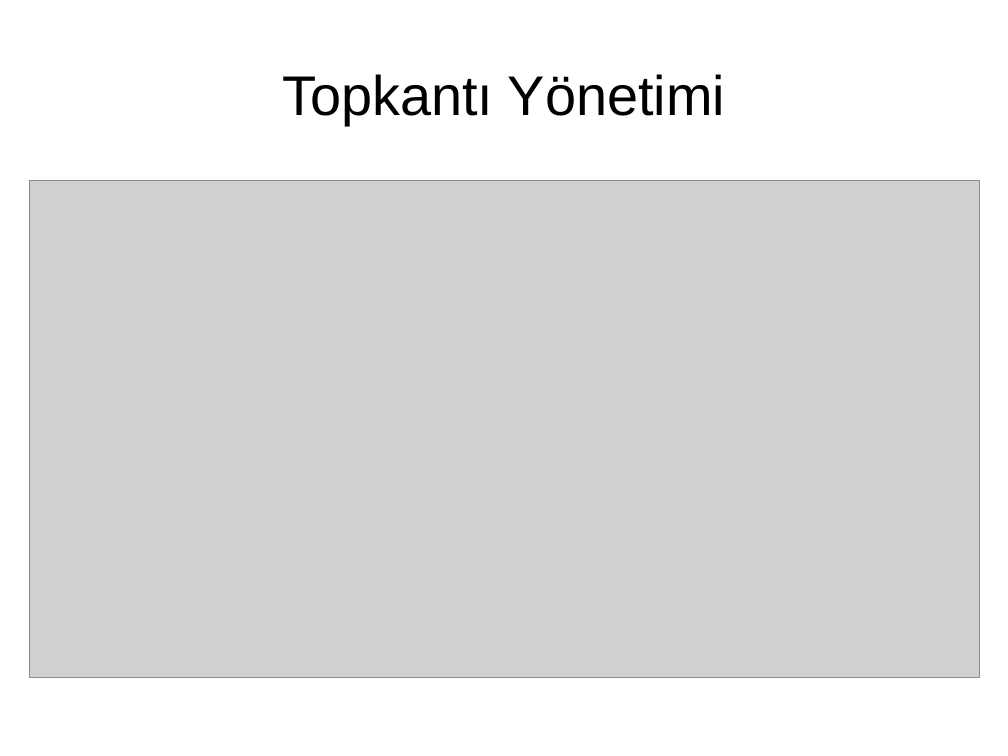
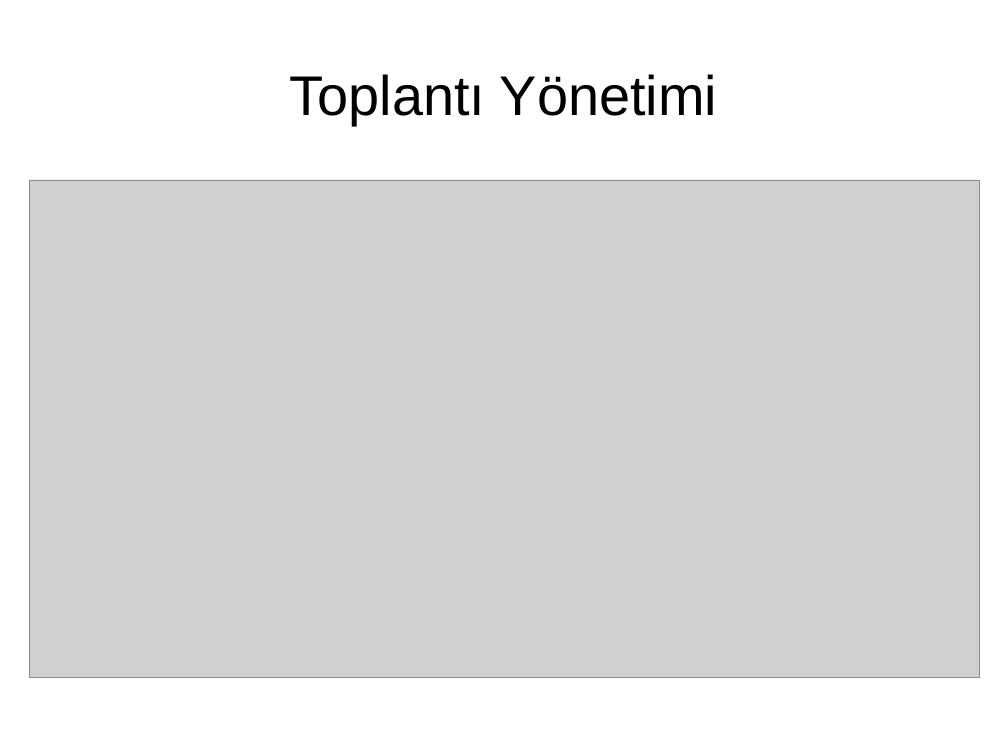
Before and after one commit to pars-linux/uludag, a slide deck: slide 15 of playground/mehmet/unicase2.odp (slide 17 before the commit). Drawn at 1008x756 pixels with LibreOffice and Linux fonts; fonts in the diff are those of the drawing; grey boxes stand for pictures. Boxes give left, top, right and bottom in pixels: in the first picture for what was removed or moved away, otherwise in the second. Text is boxed around its words. In the diff, an @@ line names an element or a change of style, - is before the commit and + after.

```diff
--- a/playground/mehmet/unicase2.odp
+++ b/playground/mehmet/unicase2.odp
@@ title at bbox=[290, 74, 717, 125]: text changed @@
-Topkantı Yönetimi
+Toplantı Yönetimi
```
Also in this commit, not shown: 7 other slides changed, 6 slides added, 7 slides removed, 1 other file.
